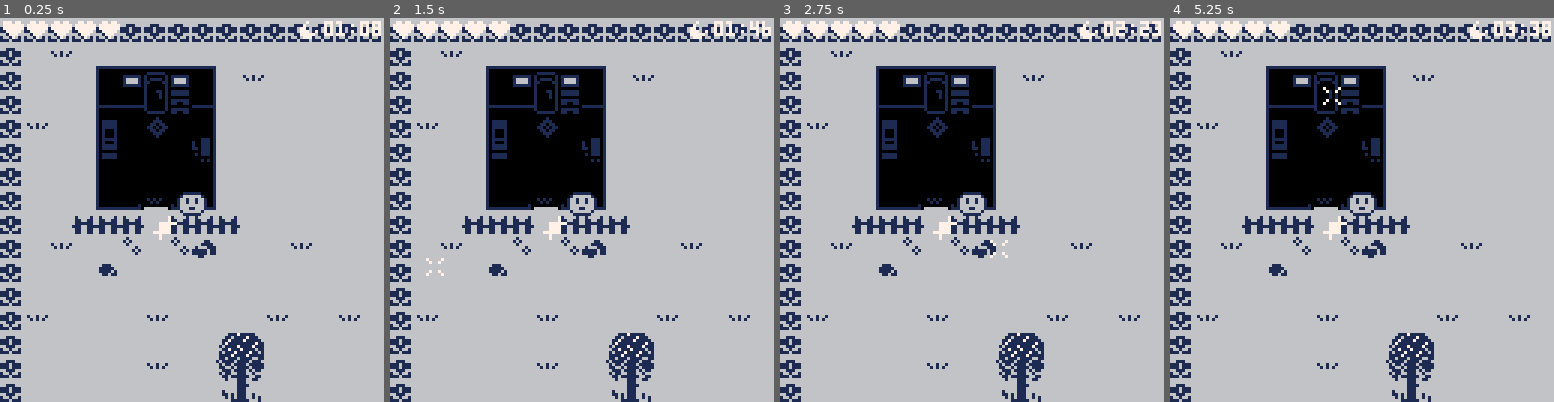
Above: before the commit, frames 1-4 (left to right).
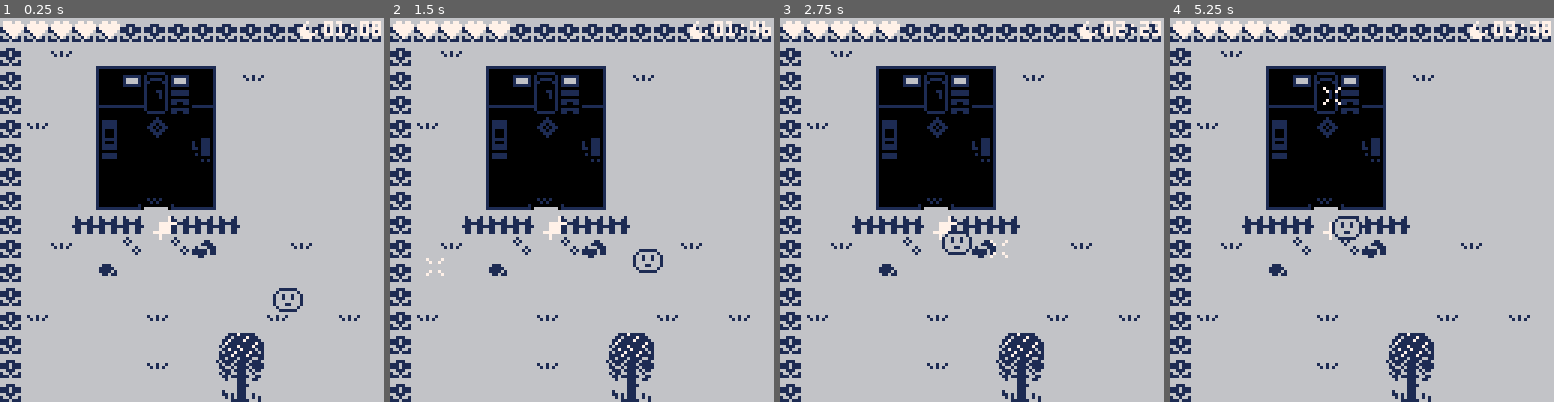
Above: after the commit, the same moments.

Repository: Lyatus/ld43
Game: PICO-8 cartridge ld43.p8
Two runs of this game, one before a commit and one after it. Both use one fixed random seed, a clock stepped at 60 frames per second and the inputs below.
Inputs (mouse positions are in pixels of both pictures, inside the frame that each line leads up to):
- Up to frame 1 (0.25 s): no input
- Up to frame 2 (1.5 s): click (670, 121) at 0.67 s; tap O (Z key) at 0.7 s; click (436, 267) at 1.22 s
- Up to frame 3 (2.75 s): hold Right 1.6-2.1 s; tap O (Z key) at 1.7, 2.1, 2.5 s; click (887, 114) at 1.77 s; hold Up 2.15-2.42 s; click (952, 259) at 2.32 s; hold Right from 2.47 s (still down)
- Up to frame 4 (5.25 s): click (1404, 106) at 2.87 s; tap O (Z key) every 0.4 s from 2.9 to 4.9 s; release Right at 3.03 s; hold Left 3.08-3.58 s; click (1465, 256) at 3.42 s; hold Down 3.63-3.97 s; click (1231, 102) at 3.97 s; hold Right 4.02-4.68 s; click (1292, 248) at 4.52 s; hold Up 4.73-5.03 s; click (1354, 94) at 5.07 s; hold Left from 5.08 s (still down)

The runs differ from the first frame. In frame 1, 0.5% of the frame differs, in the area x 46-79%, y 45-77%; in frame 2, 0.5%; in frame 3, 0.5%; in frame 4, 0.7%, in the area x 42-54%, y 45-58%.

Commit message:
New tama spawn

Diff:
--- a/ld43.p8
+++ b/ld43.p8
@@ -43,8 +43,8 @@
 
 function tma_init()
 	tma_stage = 1
-	tma_x = 64
-	tma_y = 64
+	tma_x = 96
+	tma_y = 96
 	tma_frame = 0
 end
 function tma_update()
